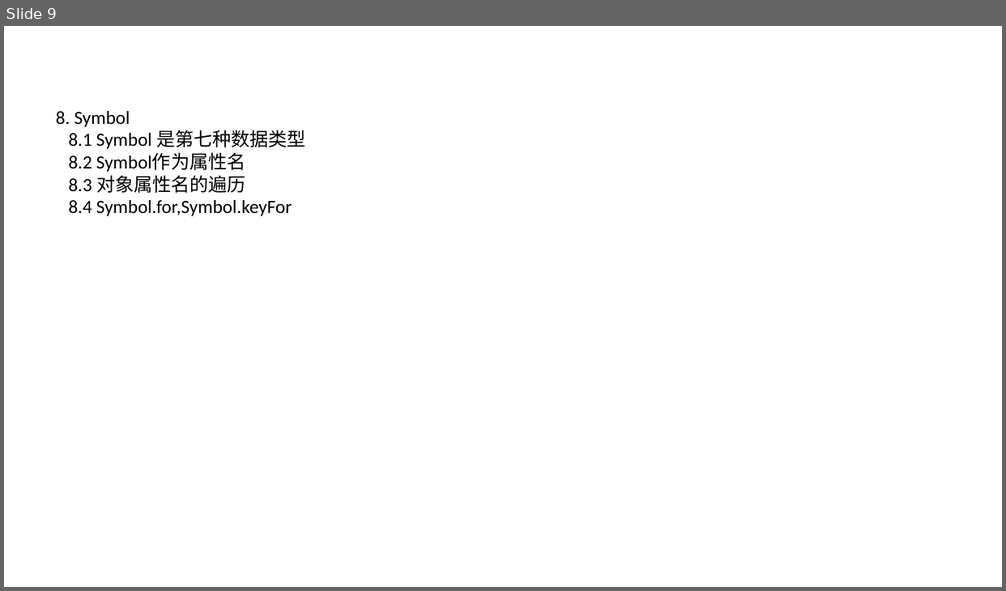
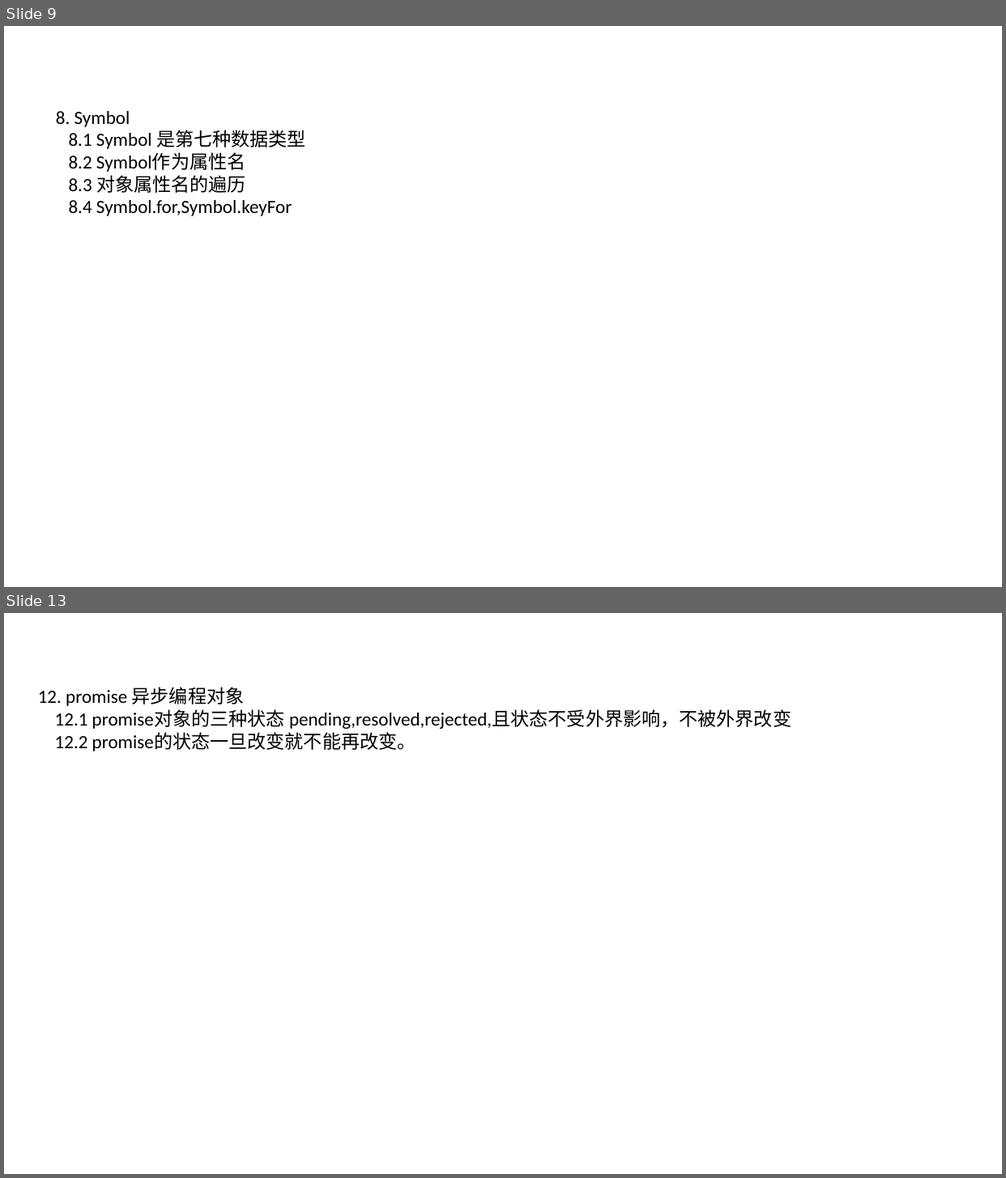
Before and after one commit to hiliny/vetechShare, a slide deck: es6/es6新特性.pptx. Shown one above the other, each under a label of ours: slide 9 before the commit, slides 9 and 13 after it; the slides between them are not shown. The pictures are 1006x591 and 1006x1178 pixels, drawn with LibreOffice and Linux fonts; fonts in the diff are those of the drawing; background and template pictures are left out. Boxes give left, top, right and bottom in pixels: in the first picture for what was removed or moved away, otherwise in the second. Text is boxed around its words. In the diff, an @@ line names an element or a change of style, - is before the commit and + after.

```diff
--- a/es6/es6新特性.pptx
+++ b/es6/es6新特性.pptx
@@ slide 13 added at box(4, 613, 1002, 1174), background picture (left out) @@
@@ text added at box(38, 687, 791, 752), 18 pt, text #000000 @@
+12. promise 异步编程对象
+12.1 promise对象的三种状态 pending,resolved,rejected,且状态不受外界影响，不被外界改变
+12.2 promise的状态一旦改变就不能再改变。
```
Also in this commit, not shown: 5 other slides added, 1 slide removed, 9 other files.
